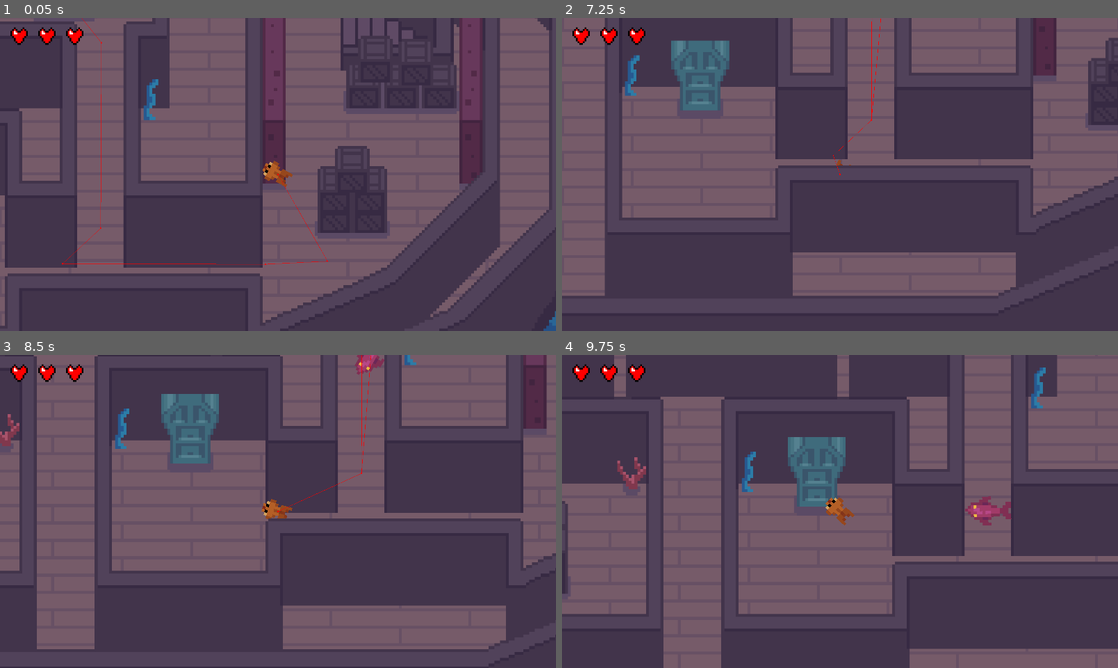
Above: before the commit, frames 1-4 (two rows, left to right).
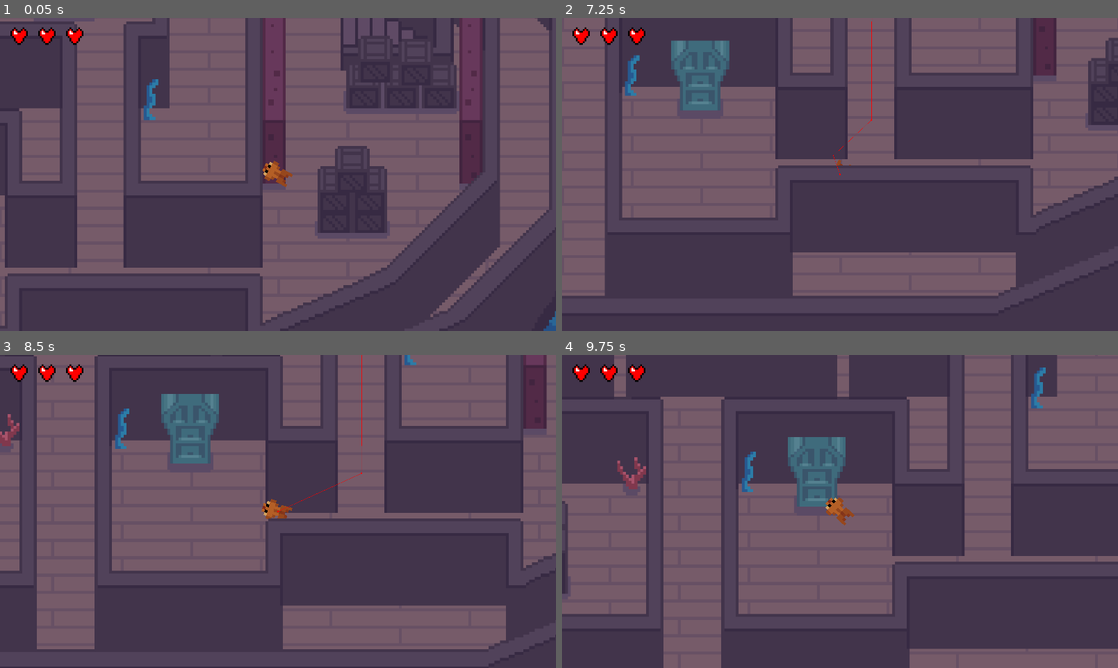
Above: after the commit, the same moments.

Repository: canaryincoalmine/Fish-Society-and-its-Bubbles
Game: Godot game, scene res://Code/Screens/Level 2.tscn
The game is run twice, just before and just after one commit, with the same random seed, the same clock (stepped at 60 frames per second) and the same inputs. This scene is started directly instead of the project's main scene.
Inputs (mouse positions are in pixels of both pictures, inside the frame that each line leads up to):
- Up to frame 1 (0.05 s): no input
- Up to frame 2 (7.25 s): move the mouse to (812, 237) at 0.52 s; tap Space (dash) at 0.6, 1.35, 2.3, 2.85, 3.6, 4.55, 5.1, 5.85, 6.8 s; move the mouse to (1006, 221) at 1.27 s; move the mouse to (673, 127) at 2.02 s; click (673, 127) at 2.1 s; move the mouse to (867, 174) at 2.77 s; move the mouse to (756, 96) at 3.52 s; move the mouse to (962, 158) at 4.27 s; click (962, 158) at 4.35 s; move the mouse to (728, 190) at 5.02 s; move the mouse to (895, 105) at 5.77 s; move the mouse to (812, 237) at 6.52 s; click (812, 237) at 6.6 s
- Up to frame 3 (8.5 s): move the mouse to (444, 558) at 7.27 s; tap Space (dash) at 7.35, 8.1 s; move the mouse to (111, 464) at 8.02 s
- Up to frame 4 (9.75 s): move the mouse to (867, 511) at 8.77 s; click (867, 511) at 8.85 s; tap Space (dash) at 9.05, 9.6 s; move the mouse to (756, 433) at 9.52 s

The runs differ from the first frame. In frame 1, 0.2% of the frame differs, in the area x 11-59%, y 0-79%; in frame 2, less than 0.1%; in frame 3, 0.2%; in frame 4, 0.4%, in the area x 72-81%, y 45-55%.

Commit message:
Set up raycasting for cod.

Diff:
--- a/Code/Enemies/Cod/Cod.tscn
+++ b/Code/Enemies/Cod/Cod.tscn
@@ -77,4 +77,9 @@
 [node name="DashTimer" type="Timer" parent="."]
 wait_time = 3.0
 
+[node name="RayCast2D" type="RayCast2D" parent="."]
+target_position = Vector2(200, 0)
+collision_mask = 2
+
 [connection signal="timeout" from="DashTimer" to="." method="_on_dash_timer_timeout"]
+[connection signal="child_entered_tree" from="RayCast2D" to="." method="_on_ray_cast_2d_child_entered_tree"]
--- a/Code/Enemies/Cod/cod.gd
+++ b/Code/Enemies/Cod/cod.gd
@@ -1,10 +1,12 @@
 extends CharacterBody2D
 
 @onready var navigation_agent: NavigationAgent2D = $NavigationAgent2D
+@onready var raycast: RayCast2D = $RayCast2D
 @export var target_to_chase: CharacterBody2D
 
 var id = "enemy"
 var health = 3
+var move = 0
 
 var dash_ready = true
 var dashing = false
@@ -13,21 +15,18 @@
 
 func _ready() -> void:
 	$AnimatedSprite2D.play()
-	set_physics_process(false)
-	call_deferred("wait_for_physics")
-
-func wait_for_physics():
-	await get_tree().physics_frame
-	set_physics_process(true)
 
 func _physics_process(delta: float) -> void:
 	if Global.player != null:
+		if raycast.is_colliding():
+			print("Moving")
+			move = 1
 		if navigation_agent.is_navigation_finished() and target_to_chase.global_position == navigation_agent.target_position:
 			return
 		look_at(target_to_chase.global_position)
 		navigation_agent.target_position = target_to_chase.global_position
 		if dashing == false:
-			velocity = global_position.direction_to(navigation_agent.get_next_path_position()) * SPEED
+			velocity = global_position.direction_to(navigation_agent.get_next_path_position()) * SPEED * move
 		if dash_ready:
 			dash_ready = false
 			dashing = true
@@ -45,3 +44,9 @@
 
 func _on_dash_timer_timeout():
 	dash_ready = true
+
+#func _on_detection_range_area_entered(area: Area2D) -> void:
+	#if area.has_method("get_parent"):
+		#var player = area.get_parent()
+		#if "id" in player and player.id == "player":
+			#set_physics_process(true)
